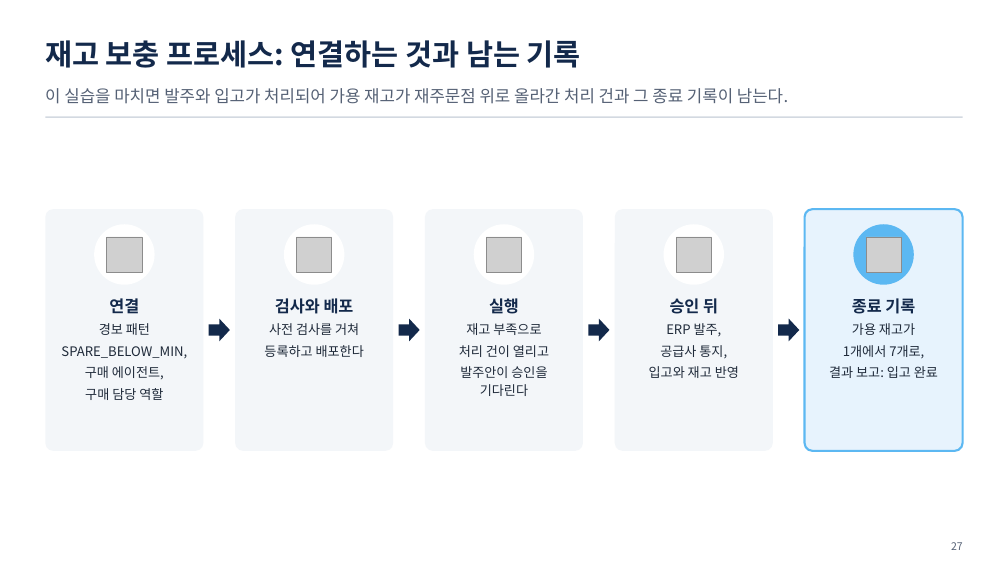
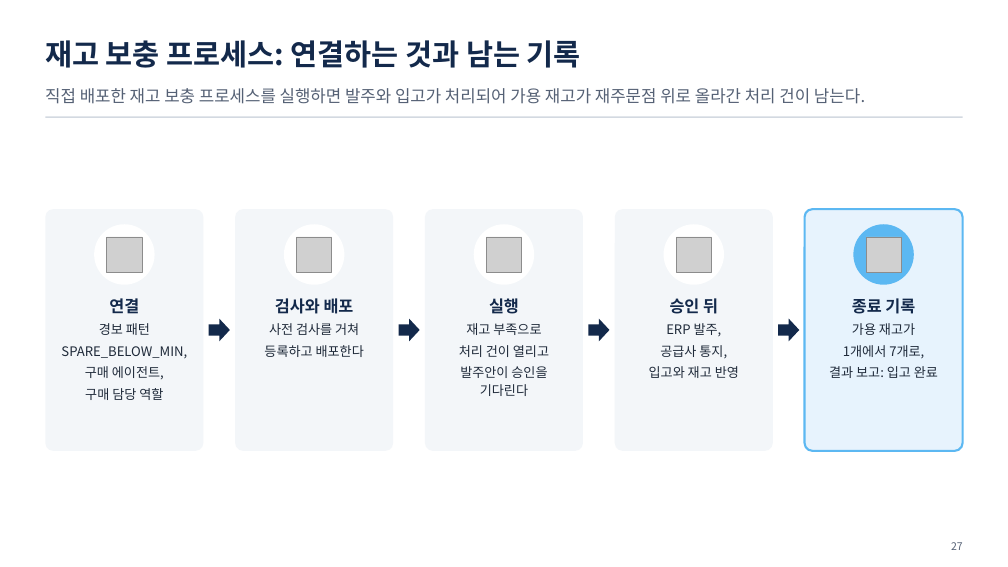
Before and after one commit to uengine-oss/hyd-iot-edu, a slide deck: slide 27 of docs/교재/통합반_오프라인/10회차/통합반_오프라인_10회차.pptx. Drawn at 1008x567 pixels with LibreOffice and Linux fonts; fonts in the diff are those of the drawing; grey boxes stand for pictures. Boxes give left, top, right and bottom in pixels: in the first picture for what was removed or moved away, otherwise in the second. Text is boxed around its words. In the diff, an @@ line names an element or a change of style, - is before the commit and + after.

```diff
--- a/docs/교재/통합반_오프라인/10회차/통합반_오프라인_10회차.pptx
+++ b/docs/교재/통합반_오프라인/10회차/통합반_오프라인_10회차.pptx
@@ text at (45, 88, 865, 104): text changed @@
-이 실습을 마치면 발주와 입고가 처리되어 가용 재고가 재주문점 위로 올라간 처리 건과 그 종료 기록이 남는다.
+직접 배포한 재고 보충 프로세스를 실행하면 발주와 입고가 처리되어 가용 재고가 재주문점 위로 올라간 처리 건이 남는다.
```
Also in this commit, not shown: 19 other slides changed, 2 slides added, 2 slides removed, 35 other files.
